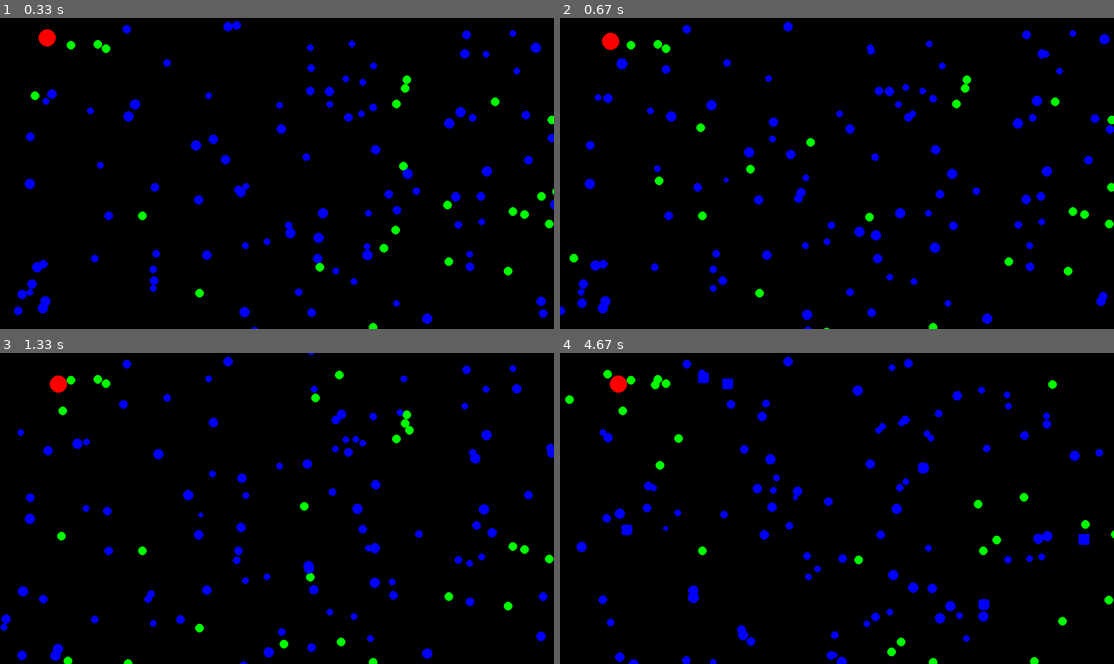
Above: before the commit, frames 1-4 (two rows, left to right).
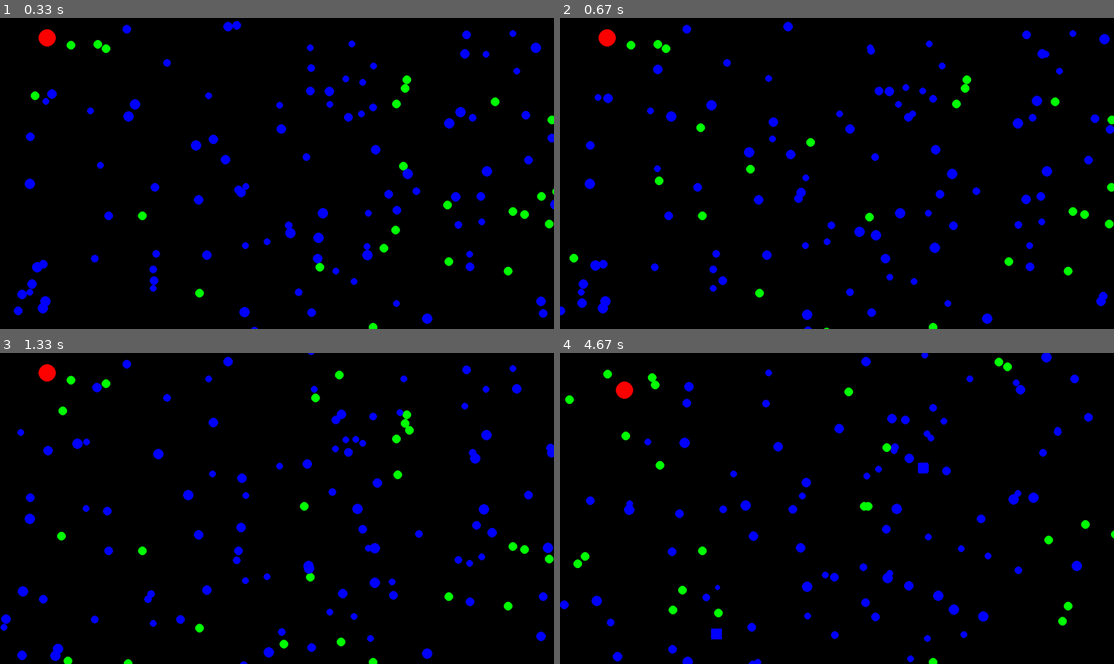
Above: after the commit, the same moments.

Repository: Two119/Dynasty
Game: pygame game, started from main.py
Two runs of this game, one before a commit and one after it. Both use one fixed random seed, a clock stepped at 60 frames per second and the inputs below.
Inputs:
- Up to frame 1 (0.33 s): no input
- Up to frame 2 (0.67 s): no input
- Up to frame 3 (1.33 s): no input
- Up to frame 4 (4.67 s): no input

Frame 1 is identical in both runs. In frame 2, 0.3% of the frame differs, in the area x 6-60%, y 3-80%; in frame 3, 0.6%; in frame 4, 6.6%, in the area x 0-100%, y 0-100%.

Commit message:
Added higher speed variation possibility

Diff:
--- a/assets/scripts/beings.py
+++ b/assets/scripts/beings.py
@@ -16,11 +16,11 @@
         self.radius = round(self.genes[gene_dict["size"]]/10)
         self.color = self.genes[gene_dict["color"]]
     def update(self, ecosys):
-        self.en -= (0.0015/2)
+        self.en -= (0.0015/6)
 
         if self.en <= 0:
             ecosys.beings.remove(self)
-            print("ded")
+            #print("ded")
             del self
             return
         if self.dest == None:
--- a/assets/scripts/ecology.py
+++ b/assets/scripts/ecology.py
@@ -16,4 +16,9 @@
                 being.update(self)
         for enemy in self.enemies:
                 enemy.update(self)
-        print(len(self.beings))
+        avg = 0
+        num = 0
+        for being in self.beings:
+            num += 1
+            avg += being.speed
+        print(avg/num)
--- a/assets/scripts/foodmanager.py
+++ b/assets/scripts/foodmanager.py
@@ -24,9 +24,9 @@
                             self.food.remove(meal)
                             self.food.append([[random.randint(0, 1280), random.randint(0, 720)], random.randint(5, 10)])
                         being.en+=1
-                if round(being.en) >= 2 and not being.parent:
+                if round(being.en) >= 3 and not being.parent:
                     if (being.speed*6) <= 10 and being.radius*10 <= 125:
-                        ecosys.beings.append(Being([random.randint(0, 1280), random.randint(0, 720)], [random.randint((being.speed*6), (being.speed*12)), 2, random.randint((being.radius*5), (being.radius*20)), [0, 0, 255]]))
+                        ecosys.beings.append(Being([random.randint(0, 1280), random.randint(0, 720)], [random.randint((being.speed*6), (being.speed*18)), 2, random.randint((being.radius*5), (being.radius*20)), [0, 0, 255]]))
                         being.en = 0.5
                 if meal[0][0] in range(being.pos[0]-(being.radius*5), being.pos[0]+(being.radius*5)) and meal[0][1] in range(being.pos[1]-(being.radius*5), being.pos[1]+(being.radius*5)):
                     being.sighted = True
